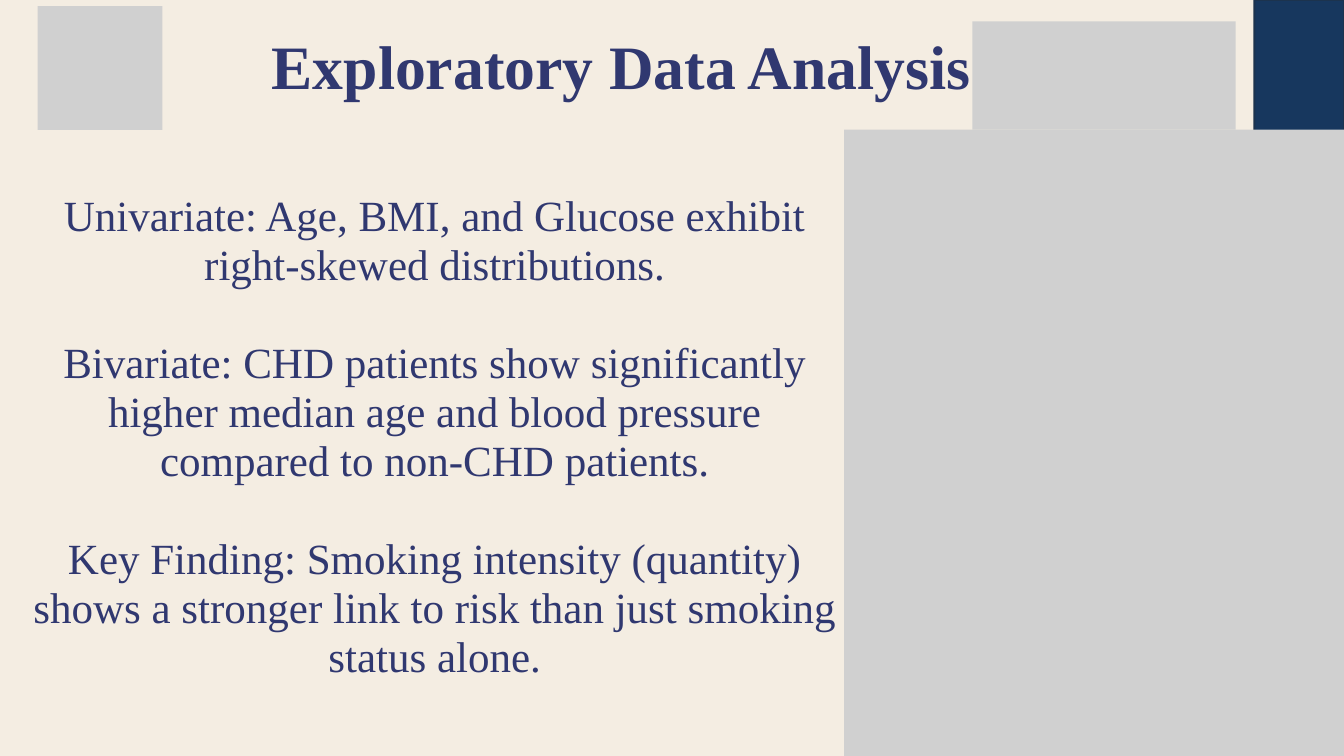
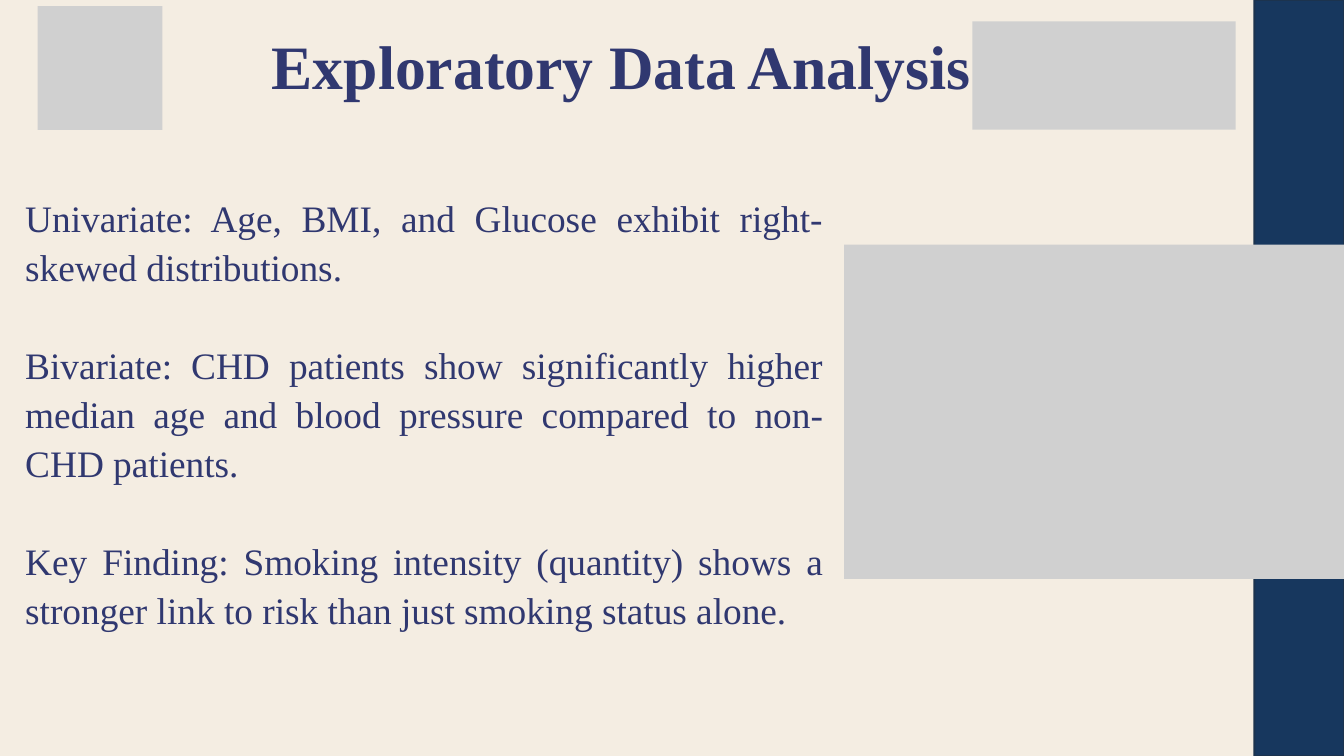
Before and after one commit to 24BAD405-Nishanth/24ADI204_DSV_Team14, a slide deck: slide 11 of FinalPresentation/Team-14-DSV.pptx. Drawn at 1344x756 pixels with LibreOffice and Linux fonts; fonts in the diff are those of the drawing; grey boxes stand for pictures. Boxes give left, top, right and bottom in pixels: in the first picture for what was removed or moved away, otherwise in the second. Text is boxed around its words. In the diff, an @@ line names an element or a change of style, - is before the commit and + after.

```diff
--- a/FinalPresentation/Team-14-DSV.pptx
+++ b/FinalPresentation/Team-14-DSV.pptx
@@ text "Univariate: Age, BMI, and Glucose ..." at bbox=[25, 206, 823, 632]: size 46.1 to 40 pt; alignment centre to justified @@
@@ picture: place and size @@
-picture at bbox=[844, 130, 1344, 464]
+picture at bbox=[844, 245, 1344, 579]
@@ picture removed at bbox=[844, 455, 1344, 756] @@
```
Also in this commit, not shown: 16 other slides changed.
